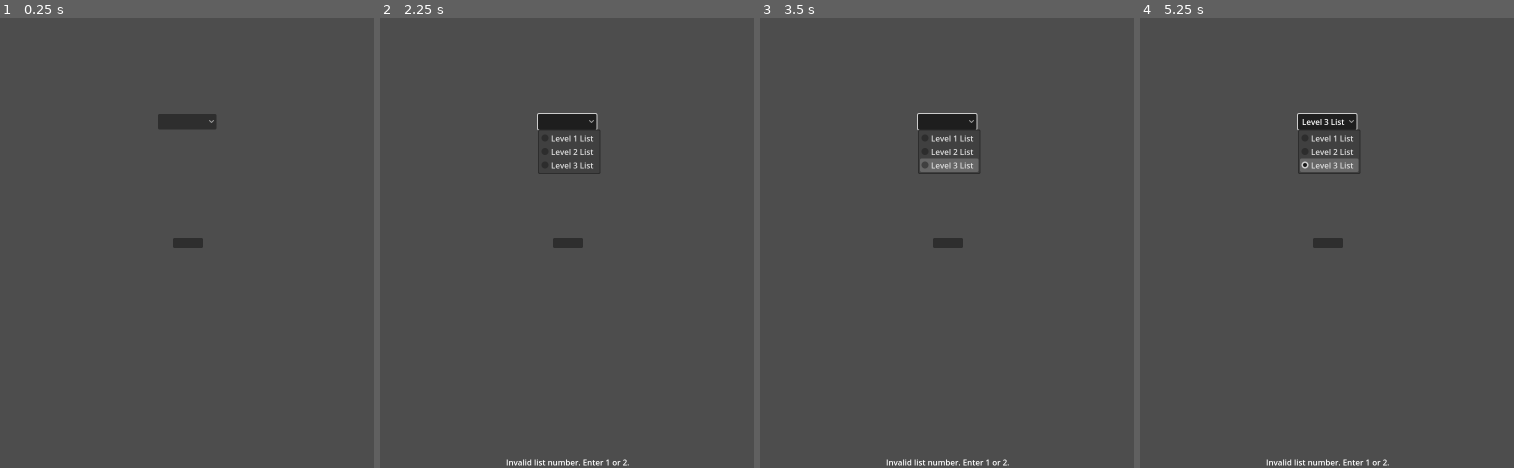
Above: before the commit, frames 1-4 (left to right).
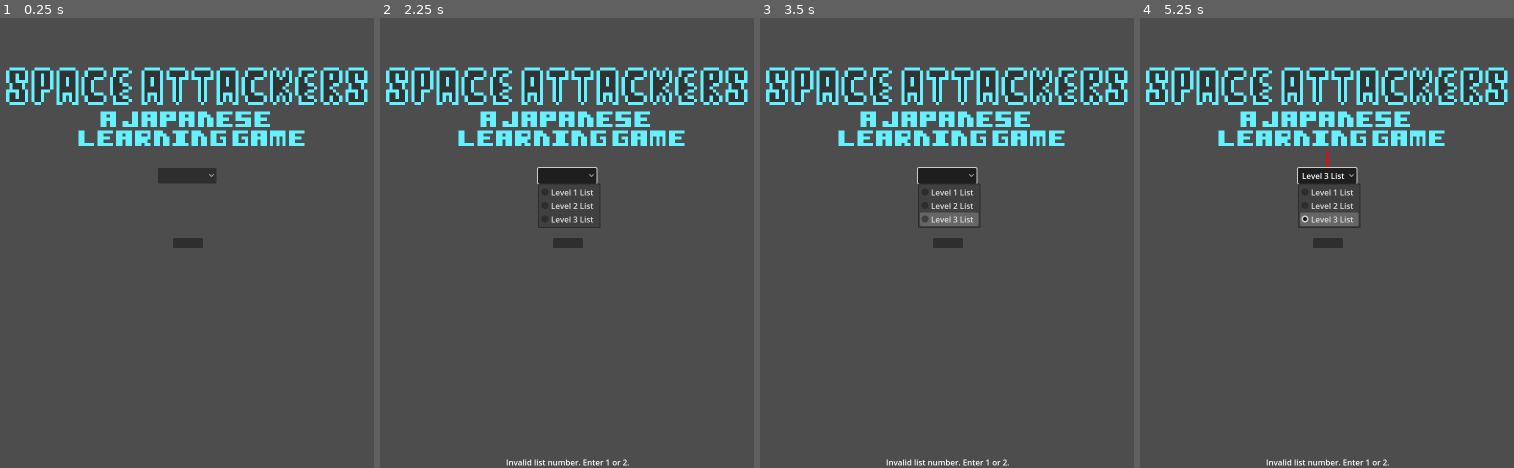
Above: after the commit, the same moments.

Repository: Charlie-Doutch/L3DigiTech-Game-Godot
Game: Godot game, scene res://Scenes/main.tscn
The game is run twice, just before and just after one commit, with the same random seed, the same clock (stepped at 60 frames per second) and the same inputs.
Inputs (mouse positions are in pixels of both pictures, inside the frame that each line leads up to; where the layout moved, square brackets give the same spot in the first picture):
- Up to frame 1 (0.25 s): no input
- Up to frame 2 (2.25 s): click (567, 243) at 0.5 s; click (567, 243) at 1.25 s; click (567, 175) [567, 121] at 2 s
- Up to frame 3 (3.5 s): tap Enter at 2.75 s; hold Right (move_right) from 2.78 s (still down); hold Up (shoot) from 2.78 s (still down)
- Up to frame 4 (5.25 s): tap Space at 3.5 s; release Right (move_right) at 3.53 s; release Up (shoot) at 3.53 s; hold Left (move_left) 3.53-4.25 s; tap Up (shoot) at 3.6 s; click "Level 3 List" at 4.25 s; tap Enter at 5 s; hold Right (move_right) from 5.03 s (still down); hold Up (shoot) from 5.03 s (still down)

The runs differ from the first frame. In frame 1, 9.1% of the frame differs, in the area x 1-99%, y 10-37%; in frame 2, 9.8%; in frame 3, 10%; in frame 4, 10%, in the area x 1-99%, y 10-47%.

Commit message:
27/08/2025
I made a title card in piskel and added it to the first page of the game.

Diff:
--- a/Scenes/flashcard.tscn
+++ b/Scenes/flashcard.tscn
@@ -1,6 +1,7 @@
-[gd_scene load_steps=2 format=3 uid="uid://ca1dh5naxbtpd"]
+[gd_scene load_steps=3 format=3 uid="uid://ca1dh5naxbtpd"]
 
 [ext_resource type="Script" uid="uid://cl3m2x51hcmyt" path="res://Scenes/Flashcard.gd" id="1_6nt82"]
+[ext_resource type="Texture2D" uid="uid://c7ct4406k5hr4" path="res://Assests/titlecard.png.png" id="2_1txxf"]
 
 [node name="FlashcardUI" type="CanvasLayer"]
 
@@ -44,9 +45,9 @@
 
 [node name="ListSelector" type="OptionButton" parent="."]
 offset_left = 740.0
-offset_top = 192.0
+offset_top = 300.0
 offset_right = 857.0
-offset_bottom = 223.0
+offset_bottom = 331.0
 size_flags_horizontal = 4
 size_flags_vertical = 4
 item_count = 3
@@ -56,3 +57,9 @@
 popup/item_1/id = 1
 popup/item_2/text = "Level 3 List"
 popup/item_2/id = 2
+
+[node name="Sprite2D" type="Sprite2D" parent="."]
+texture_filter = 1
+position = Vector2(807, 168)
+scale = Vector2(6.28125, 6.28125)
+texture = ExtResource("2_1txxf")
Binary file added: Assests/titlecard.png.png
Not shown, added: Assests/titlecard.png.png.import
